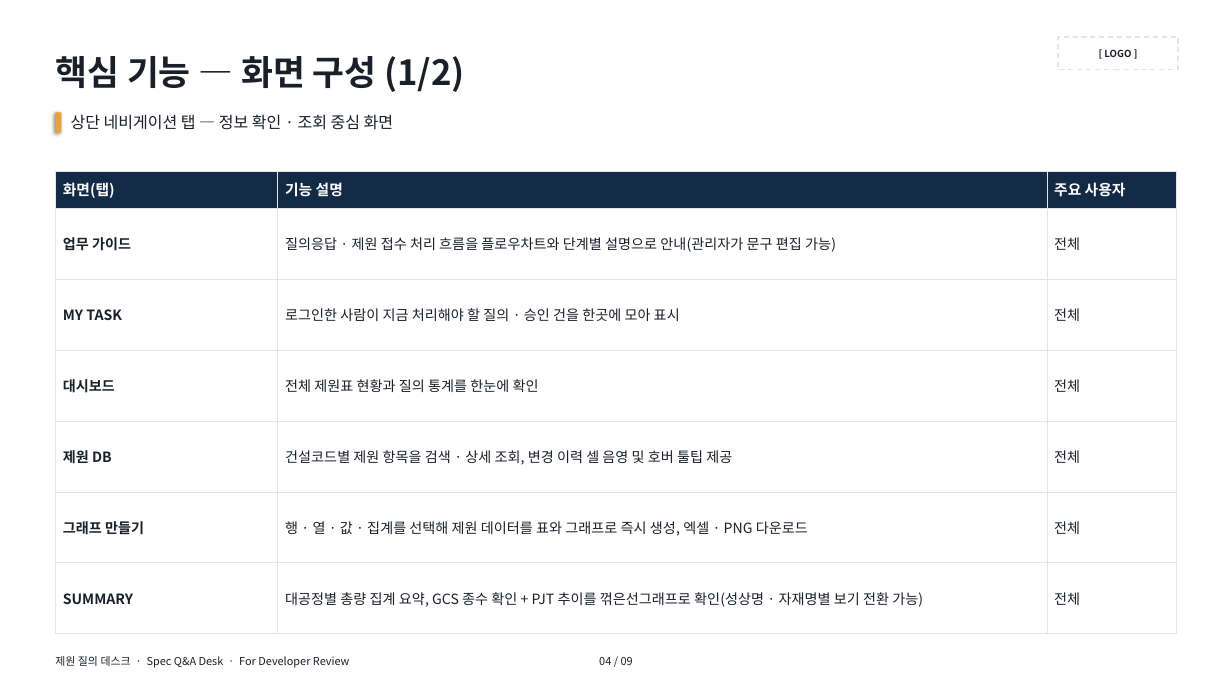
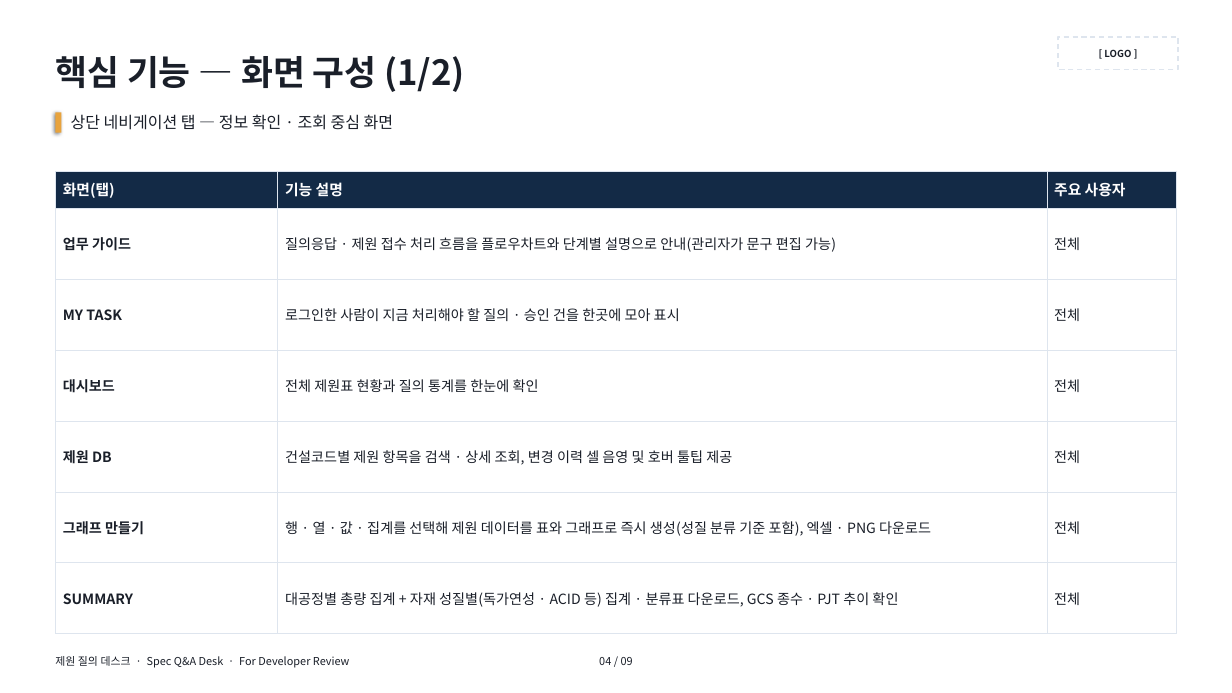
Before and after one commit to bbooggoo/-, a slide deck: slide 4 of demo/spec-qa-workflow-dev-briefing.pptx. Drawn at 1232x693 pixels with LibreOffice and Linux fonts; fonts in the diff are those of the drawing. Boxes give left, top, right and bottom in pixels: in the first picture for what was removed or moved away, otherwise in the second. Text is boxed around its words. In the diff, an @@ line names an element or a change of style, - is before the commit and + after.

```diff
--- a/demo/spec-qa-workflow-dev-briefing.pptx
+++ b/demo/spec-qa-workflow-dev-briefing.pptx
@@ table at (55, 171, 1177, 634) @@
-row 6, column 2: 행 · 열 · 값 · 집계를 선택해 제원 데이터를 표와 그래프로 즉시 생성, 엑셀 · PNG 다운로드
+row 6, column 2: 행 · 열 · 값 · 집계를 선택해 제원 데이터를 표와 그래프로 즉시 생성(성질 분류 기준 포함), 엑셀 · PNG 다운로드
-row 7, column 2: 대공정별 총량 집계 요약, GCS 종수 확인 + PJT 추이를 꺾은선그래프로 확인(성상명 · 자재명별 보기 전환 가능)
+row 7, column 2: 대공정별 총량 집계 + 자재 성질별(독가연성 · ACID 등) 집계 · 분류표 다운로드, GCS 종수 · PJT 추이 확인
```
Also in this commit, not shown: 1 other slide changed, 1 other file.
